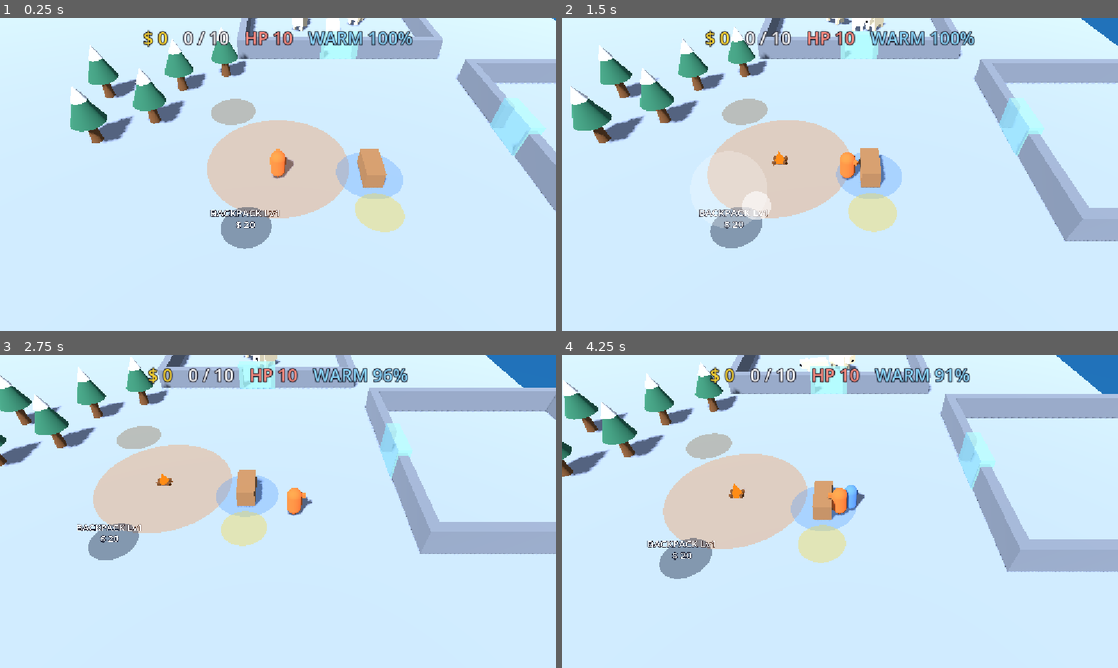
Above: before the commit, frames 1-4 (two rows, left to right).
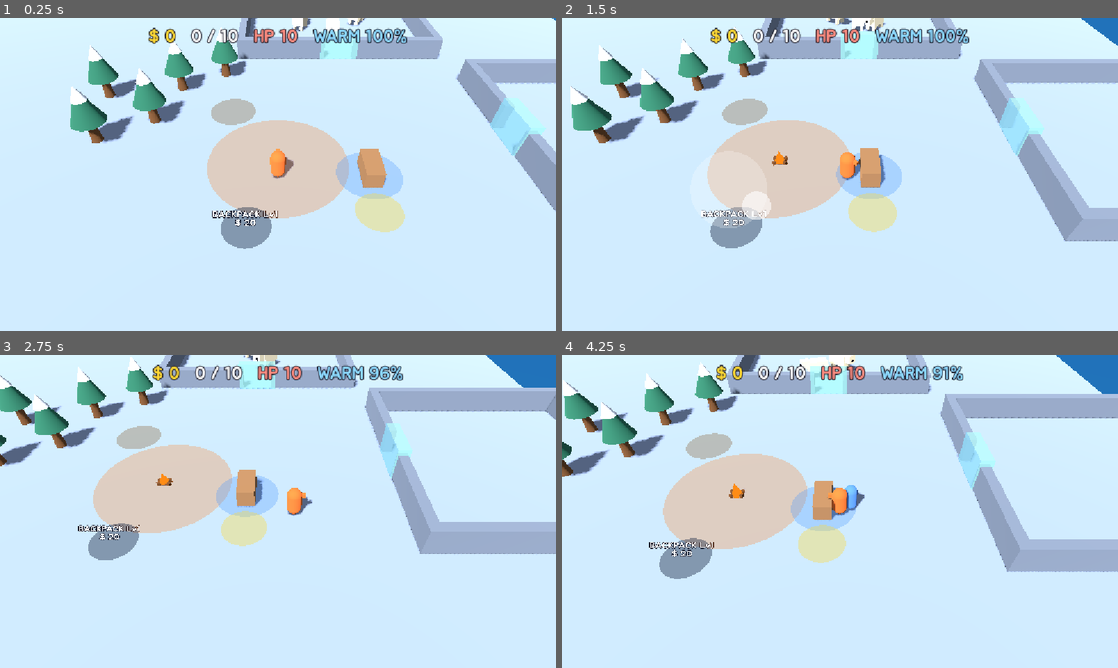
Above: after the commit, the same moments.

Repository: kimpro4214/FrostCamp
Game: Godot game, scene res://frost_camp/scenes/main.tscn
The game is run twice, just before and just after one commit, with the same random seed, the same clock (stepped at 60 frames per second) and the same inputs.
Inputs (mouse positions are in pixels of both pictures, inside the frame that each line leads up to):
- Up to frame 1 (0.25 s): no input
- Up to frame 2 (1.5 s): move the mouse to (962, 158) at 0.52 s; hold D 0.53-1.25 s; click (962, 158) at 0.67 s; drag from (728, 190) to (812, 237) at 1.27 s
- Up to frame 3 (2.75 s): move the mouse to (333, 442) at 2.02 s; hold D from 2.03 s (still down)
- Up to frame 4 (4.25 s): release D at 2.75 s; drag from (812, 574) to (673, 464) at 2.77 s; move the mouse to (1006, 558) at 3.52 s; hold A from 3.53 s (still down)

The runs differ from the first frame. In frame 1, 2.1% of the frame differs, in the area x 25-75%, y 3-68%; in frame 2, 2.0%; in frame 3, 1.9%; in frame 4, 2.0%.

Commit message:
feat: 프로스트 캠프 한글 폰트 Jua 추가와 기본 폰트 지정

Diff:
--- a/project.godot
+++ b/project.godot
@@ -20,6 +20,10 @@
 window/stretch/mode="canvas_items"
 window/stretch/aspect="expand"
 
+[gui]
+
+theme/custom_font="res://frost_camp/assets/fonts/Jua-Regular.ttf"
+
 [input_devices]
 
 pointing/emulate_touch_from_mouse=true
Binary file added: frost_camp/assets/fonts/Jua-Regular.ttf
Not shown, added: frost_camp/assets/fonts/Jua-Regular.ttf.import
Not shown, added: frost_camp/assets/fonts/OFL.txt
